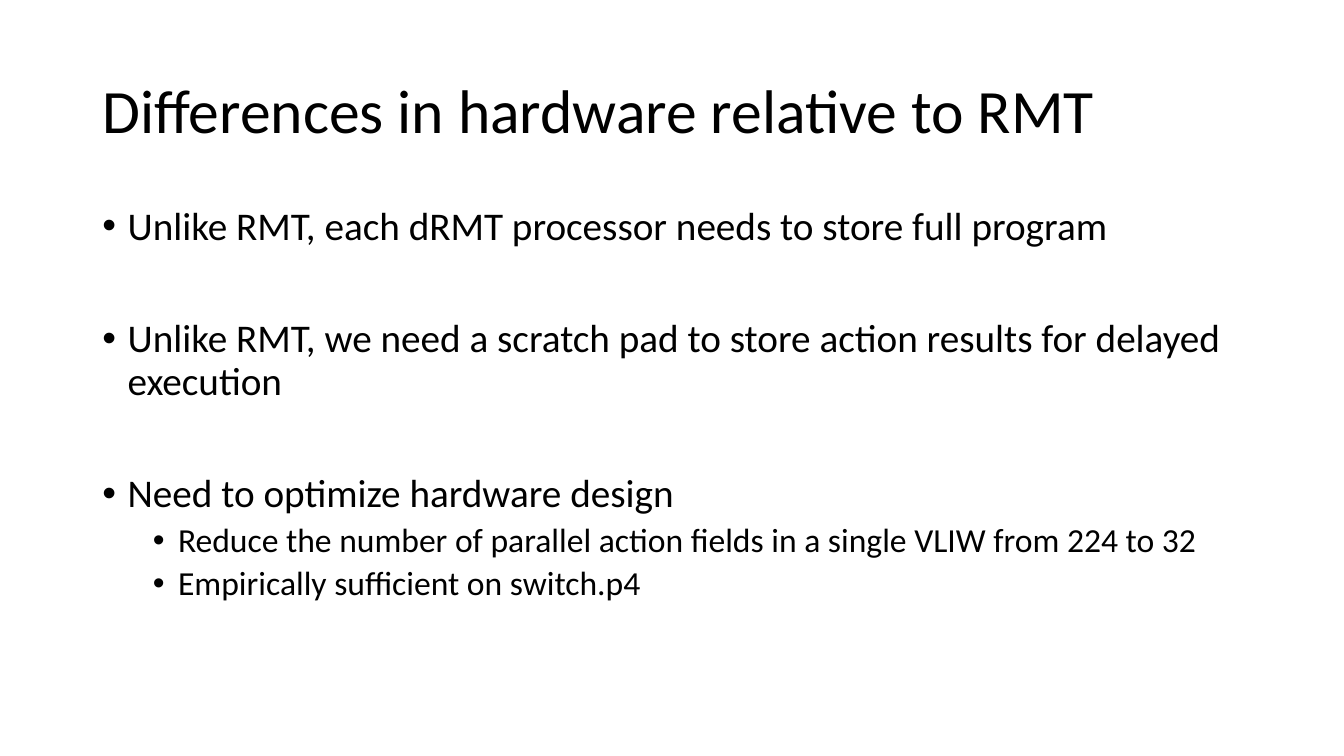
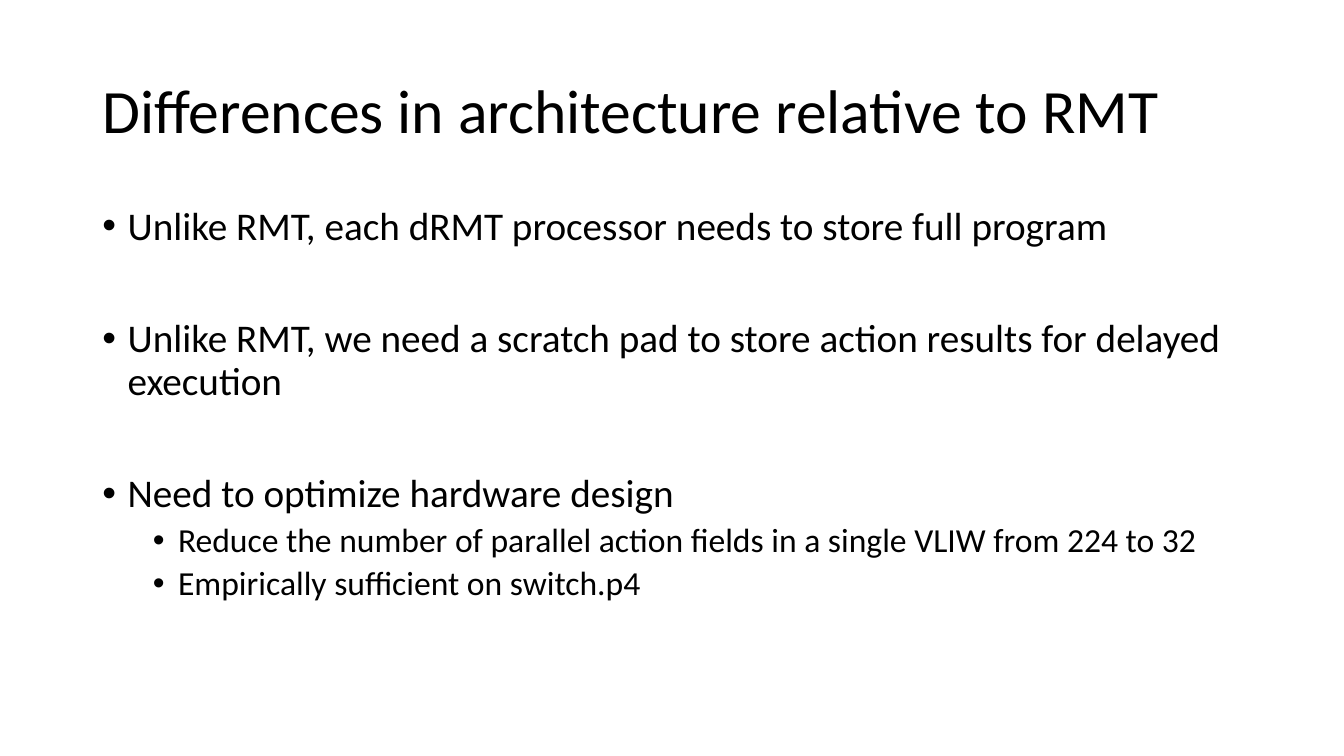
Before and after one commit to anirudhSK/drmt_talk, a slide deck: slide 31 of drmt.pptx (slide 33 before the commit). Drawn at 1344x756 pixels with LibreOffice and Linux fonts; fonts in the diff are those of the drawing. Boxes give left, top, right and bottom in pixels: in the first picture for what was removed or moved away, otherwise in the second. Text is boxed around its words. In the diff, an @@ line names an element or a change of style, - is before the commit and + after.

```diff
--- a/drmt.pptx
+++ b/drmt.pptx
@@ title at (102, 90, 1158, 134): text changed @@
-Differences in hardware relative to RMT
+Differences in architecture relative to RMT
```
Also in this commit, not shown: 1 other slide changed.
